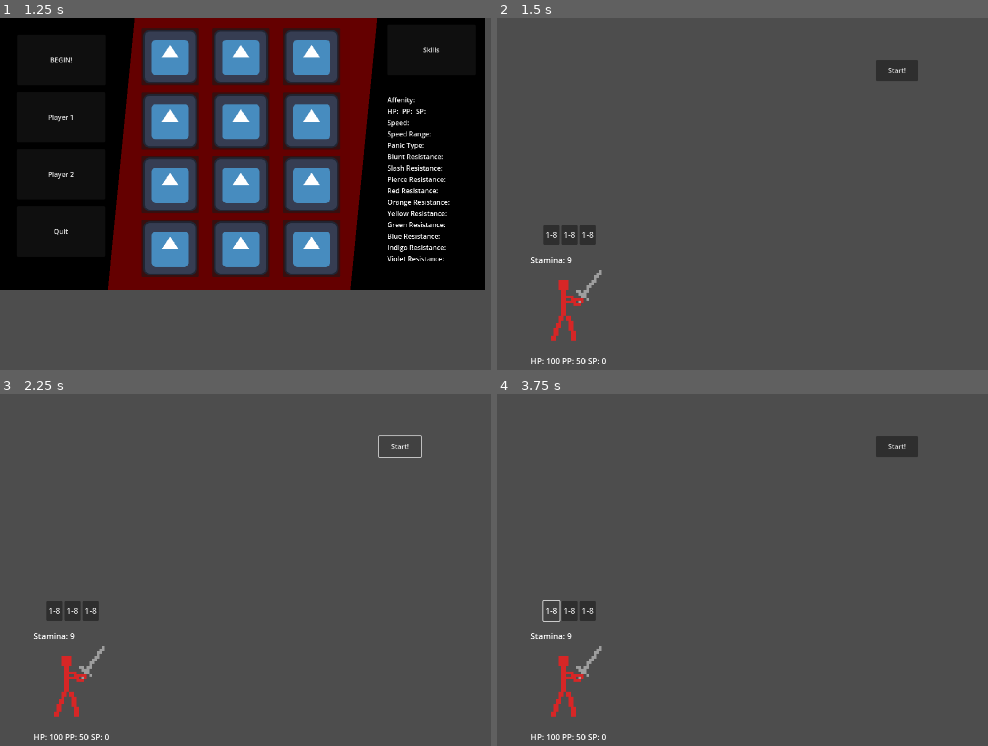
Above: before the commit, frames 1-4 (two rows, left to right).
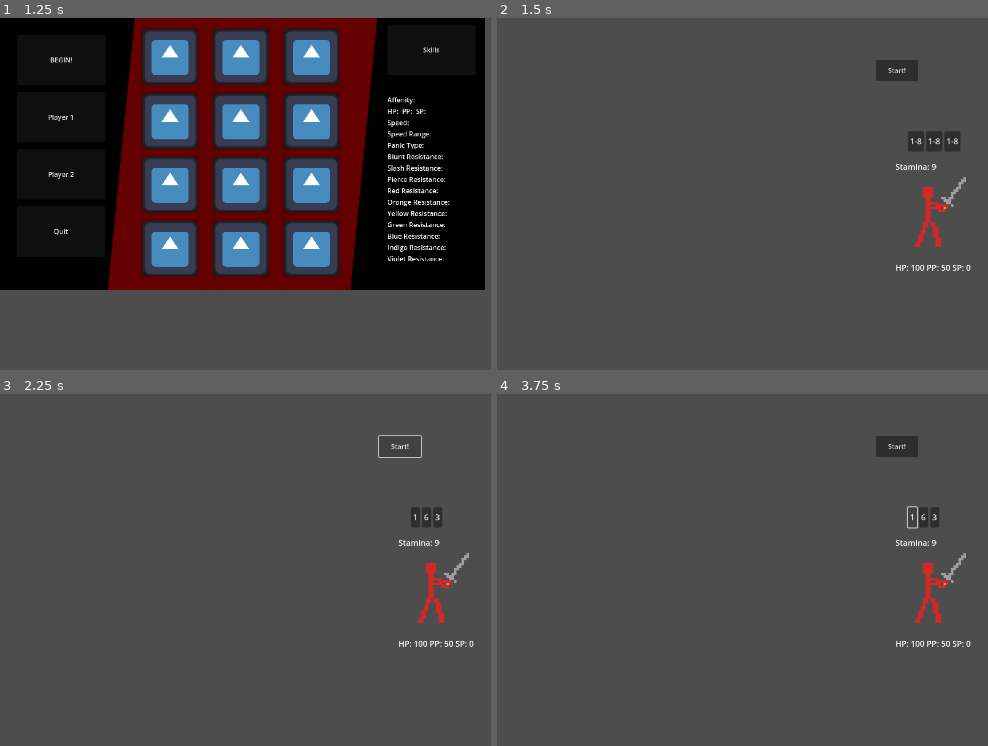
Above: after the commit, the same moments.

Repository: Colin-Paslay/Verses
Game: Godot game, scene res://start_menu.tscn
Two runs of this game, one before a commit and one after it. Both use one fixed random seed, a clock stepped at 60 frames per second and the inputs below. The engine's default icon, where the game draws it, is replaced by a stand-in: a white triangle on a blue panel in a dark square.
Inputs:
- Up to frame 1 (1.25 s): click "Start Game" at 0.5 s
- Up to frame 2 (1.5 s): click "BEGIN!" at 1.25 s
- Up to frame 3 (2.25 s): click "Start!" at 2 s
- Up to frame 4 (3.75 s): click "Start!" at 2.75 s; click "1-8" (after the commit: "1") at 3.5 s

Frame 1 is identical in both runs. In frame 2, 2.3% of the frame differs, in the area x 6-97%, y 32-99%; in frame 3, 2.1%; in frame 4, 2.0%.
Error after the commit: Invalid access to property or key 'turnstart' on a base object of type 'null instance'. (res://red_guy.gd:36)

Commit message:
q32wtqgre
1234

Diff:
--- /dev/null
+++ b/P1_Group.gd
@@ -0,0 +1,14 @@
+extends Node2D
+signal turnstart
+
+# Called when the node enters the scene tree for the first time.
+func _ready():
+	pass # Replace with function body.
+
+
+# Called every frame. 'delta' is the elapsed time since the previous frame.
+func _process(delta):
+	pass
+
+func _on_fight_turnstart():
+	emit_signal("turnstart")
--- /dev/null
+++ b/P2_Group.gd
@@ -0,0 +1,11 @@
+extends Node2D
+
+
+# Called when the node enters the scene tree for the first time.
+func _ready():
+	pass # Replace with function body.
+
+
+# Called every frame. 'delta' is the elapsed time since the previous frame.
+func _process(delta):
+	pass
--- a/fight.gd
+++ b/fight.gd
@@ -3,12 +3,6 @@
 @onready var count: int = 0
 signal turnstart
 signal battlestart
-# Called when the node enters the scene tree for the first time.
-func _ready():
-	pass
-# Called every frame. 'delta' is the elapsed time since the previous frame.
-func _process(delta):
-	pass
 func _on_start_pressed():
 	if count == 0:
 		emit_signal("turnstart")
--- a/fight.tscn
+++ b/fight.tscn
@@ -1,7 +1,8 @@
-[gd_scene load_steps=3 format=3 uid="uid://bf5tau0ngkn2w"]
+[gd_scene load_steps=4 format=3 uid="uid://bf5tau0ngkn2w"]
 
 [ext_resource type="Script" path="res://fight.gd" id="1_of1ws"]
-[ext_resource type="PackedScene" uid="uid://sejw11vwo3h4" path="res://red_guy.tscn" id="2_5mbml"]
+[ext_resource type="PackedScene" uid="uid://gvbpk7qftwfd" path="res://p_1_group.tscn" id="2_81rul"]
+[ext_resource type="PackedScene" uid="uid://cg4fulpj3aukw" path="res://p_2_group.tscn" id="3_5wxmo"]
 
 [node name="Fight" type="Node2D"]
 script = ExtResource("1_of1ws")
@@ -17,11 +18,10 @@
 grow_horizontal = 2
 text = "Start!"
 
-[node name="Red_Guy" parent="." instance=ExtResource("2_5mbml")]
-position = Vector2(200, 672)
+[node name="P1_Group" parent="." instance=ExtResource("2_81rul")]
 
-[node name="P1_Group" type="Node2D" parent="."]
+[node name="P2_Group" parent="." instance=ExtResource("3_5wxmo")]
+position = Vector2(1066.03, 449.635)
 
-[node name="P2_Group" type="Node2D" parent="."]
-
+[connection signal="turnstart" from="." to="P1_Group" method="_on_fight_turnstart"]
 [connection signal="pressed" from="Start!" to="." method="_on_start_pressed"]
--- a/global.gd
+++ /dev/null
@@ -1,2 +0,0 @@
-extends Node
-@export var turnstart = false
--- /dev/null
+++ b/p_1_group.tscn
@@ -0,0 +1,56 @@
+[gd_scene load_steps=14 format=3 uid="uid://gvbpk7qftwfd"]
+
+[ext_resource type="Script" path="res://P1_Group.gd" id="1_lvaww"]
+[ext_resource type="PackedScene" uid="uid://sejw11vwo3h4" path="res://red_guy.tscn" id="2_80ms0"]
+[ext_resource type="PackedScene" uid="uid://cu8djii2hrd42" path="res://orange_guy.tscn" id="3_etv4n"]
+[ext_resource type="PackedScene" uid="uid://cf5qmwvrfl1px" path="res://yellow_guy.tscn" id="4_4fa0q"]
+[ext_resource type="PackedScene" uid="uid://clch3yb70wjmk" path="res://green_guy.tscn" id="5_qfd0e"]
+[ext_resource type="PackedScene" uid="uid://mh3sy3w4qbvc" path="res://blue_guy.tscn" id="6_d38kt"]
+[ext_resource type="PackedScene" uid="uid://b22uvv1nonroa" path="res://indigo_guy.tscn" id="7_5bwuc"]
+[ext_resource type="PackedScene" uid="uid://bg7ttf37ycktb" path="res://violet_guy.tscn" id="8_3e204"]
+[ext_resource type="PackedScene" uid="uid://yj6ckyrbpwpx" path="res://sword_guy.tscn" id="9_cujh4"]
+[ext_resource type="PackedScene" uid="uid://jisjwaoncrxn" path="res://shield_guy.tscn" id="10_g11oy"]
+[ext_resource type="PackedScene" uid="uid://wc6em4t3yaf2" path="res://fast_guy.tscn" id="11_i0pe4"]
+[ext_resource type="PackedScene" uid="uid://byoclco47vcea" path="res://medic_guy.tscn" id="12_p1lg2"]
+[ext_resource type="PackedScene" uid="uid://g85vyju24dn" path="res://everything_guy.tscn" id="13_nnnjl"]
+
+[node name="P1_Group" type="Node2D"]
+script = ExtResource("1_lvaww")
+
+[node name="Red_Guy" parent="." instance=ExtResource("2_80ms0")]
+position = Vector2(1066.03, 449.635)
+
+[node name="Orange_Guy" parent="." instance=ExtResource("3_etv4n")]
+position = Vector2(1066.03, 449.635)
+
+[node name="Yellow_Guy" parent="." instance=ExtResource("4_4fa0q")]
+position = Vector2(1066.03, 449.635)
+
+[node name="Green_Guy" parent="." instance=ExtResource("5_qfd0e")]
+position = Vector2(1066.03, 449.635)
+
+[node name="Blue_Guy" parent="." instance=ExtResource("6_d38kt")]
+position = Vector2(1066.03, 449.635)
+
+[node name="Indigo_Guy" parent="." instance=ExtResource("7_5bwuc")]
+position = Vector2(1066.03, 449.635)
+
+[node name="Violet_Guy" parent="." instance=ExtResource("8_3e204")]
+position = Vector2(1066.03, 449.635)
+
+[node name="Sword_Guy" parent="." instance=ExtResource("9_cujh4")]
+position = Vector2(1066.03, 449.635)
+
+[node name="Shield_Guy" parent="." instance=ExtResource("10_g11oy")]
+position = Vector2(1066.03, 449.635)
+
+[node name="Fast_Guy" parent="." instance=ExtResource("11_i0pe4")]
+position = Vector2(1066.03, 449.635)
+
+[node name="Medic_Guy" parent="." instance=ExtResource("12_p1lg2")]
+position = Vector2(1066.03, 449.635)
+
+[node name="Everything_Guy" parent="." instance=ExtResource("13_nnnjl")]
+position = Vector2(1066.03, 449.635)
+
+[connection signal="turnstart" from="." to="Red_Guy" method="_on_p_1_group_turnstart"]
--- /dev/null
+++ b/p_2_group.tscn
@@ -0,0 +1,54 @@
+[gd_scene load_steps=14 format=3 uid="uid://cg4fulpj3aukw"]
+
+[ext_resource type="Script" path="res://P2_Group.gd" id="1_uebjn"]
+[ext_resource type="PackedScene" uid="uid://sejw11vwo3h4" path="res://red_guy.tscn" id="2_45qt5"]
+[ext_resource type="PackedScene" uid="uid://cu8djii2hrd42" path="res://orange_guy.tscn" id="3_tjf60"]
+[ext_resource type="PackedScene" uid="uid://cf5qmwvrfl1px" path="res://yellow_guy.tscn" id="4_87ur8"]
+[ext_resource type="PackedScene" uid="uid://clch3yb70wjmk" path="res://green_guy.tscn" id="5_1lslk"]
+[ext_resource type="PackedScene" uid="uid://mh3sy3w4qbvc" path="res://blue_guy.tscn" id="6_n8bvc"]
+[ext_resource type="PackedScene" uid="uid://b22uvv1nonroa" path="res://indigo_guy.tscn" id="7_ly0kr"]
+[ext_resource type="PackedScene" uid="uid://bg7ttf37ycktb" path="res://violet_guy.tscn" id="8_3x1eq"]
+[ext_resource type="PackedScene" uid="uid://yj6ckyrbpwpx" path="res://sword_guy.tscn" id="9_g1y3u"]
+[ext_resource type="PackedScene" uid="uid://jisjwaoncrxn" path="res://shield_guy.tscn" id="10_8bykx"]
+[ext_resource type="PackedScene" uid="uid://wc6em4t3yaf2" path="res://fast_guy.tscn" id="11_idon1"]
+[ext_resource type="PackedScene" uid="uid://byoclco47vcea" path="res://medic_guy.tscn" id="12_7bo6s"]
+[ext_resource type="PackedScene" uid="uid://g85vyju24dn" path="res://everything_guy.tscn" id="13_p4s0y"]
+
+[node name="P2_Group" type="Node2D"]
+script = ExtResource("1_uebjn")
+
+[node name="Red_Guy" parent="." instance=ExtResource("2_45qt5")]
+position = Vector2(1066.03, 449.635)
+
+[node name="Orange_Guy" parent="." instance=ExtResource("3_tjf60")]
+position = Vector2(1066.03, 449.635)
+
+[node name="Yellow_Guy" parent="." instance=ExtResource("4_87ur8")]
+position = Vector2(1066.03, 449.635)
+
+[node name="Green_Guy" parent="." instance=ExtResource("5_1lslk")]
+position = Vector2(1066.03, 449.635)
+
+[node name="Blue_Guy" parent="." instance=ExtResource("6_n8bvc")]
+position = Vector2(1066.03, 449.635)
+
+[node name="Indigo_Guy" parent="." instance=ExtResource("7_ly0kr")]
+position = Vector2(1066.03, 449.635)
+
+[node name="Violet_Guy" parent="." instance=ExtResource("8_3x1eq")]
+position = Vector2(1066.03, 449.635)
+
+[node name="Sword_Guy" parent="." instance=ExtResource("9_g1y3u")]
+position = Vector2(1066.03, 449.635)
+
+[node name="Shield_Guy" parent="." instance=ExtResource("10_8bykx")]
+position = Vector2(1066.03, 449.635)
+
+[node name="Fast_Guy" parent="." instance=ExtResource("11_idon1")]
+position = Vector2(1066.03, 449.635)
+
+[node name="Medic_Guy" parent="." instance=ExtResource("12_7bo6s")]
+position = Vector2(1066.03, 449.635)
+
+[node name="Everything_Guy" parent="." instance=ExtResource("13_p4s0y")]
+position = Vector2(1066.03, 449.635)
--- a/project.godot
+++ b/project.godot
@@ -15,10 +15,6 @@
 config/features=PackedStringArray("4.1", "GL Compatibility")
 config/icon="res://icon.svg"
 
-[autoload]
-
-Global="*res://global.gd"
-
 [display]
 
 window/size/viewport_width=1900
--- a/red_guy.gd
+++ b/red_guy.gd
@@ -2,8 +2,6 @@
 @onready var global = get_node("/root/Global")
 @onready var Red_Guy = "res://red_guy.tscn"
 @onready var slots = $"AnimatedSprite2D/Speed Slots".get_children()
-@onready var speed_range = randi_range(1, 4)
-@onready var check = 1
 @onready var slot_check = 0
 func _ready():
 	var HP = 100
@@ -33,16 +31,7 @@
 	var amp_blunt = 1
 	var amp_pierce = 1
 	var amp_resonance = 1
-func _physics_process(delta):
-	if global.turnstart == true and check == 1:
-		for slot in slots:
-			speed_range = randi_range(1, 8)
-			slot.text = str(speed_range)
-		check = 0
-	elif global.turnstart == false and check == 0:
-		check = 1
-	else:
-		pass
+
 func _on_slot_1_pressed():
 	if global.turnstart == true and $CanvasLayer/Red_Guy.hidden:
 		$CanvasLayer/Red_Guy.show()
@@ -55,3 +44,7 @@
 	if global.turnstart == true and $CanvasLayer/Red_Guy.hidden:
 		$CanvasLayer/Red_Guy.show()
 		slot_check = 3
+
+func _on_p_1_group_turnstart():
+	for slot in slots:
+		slot.text = str(randi_range(1, 8))
